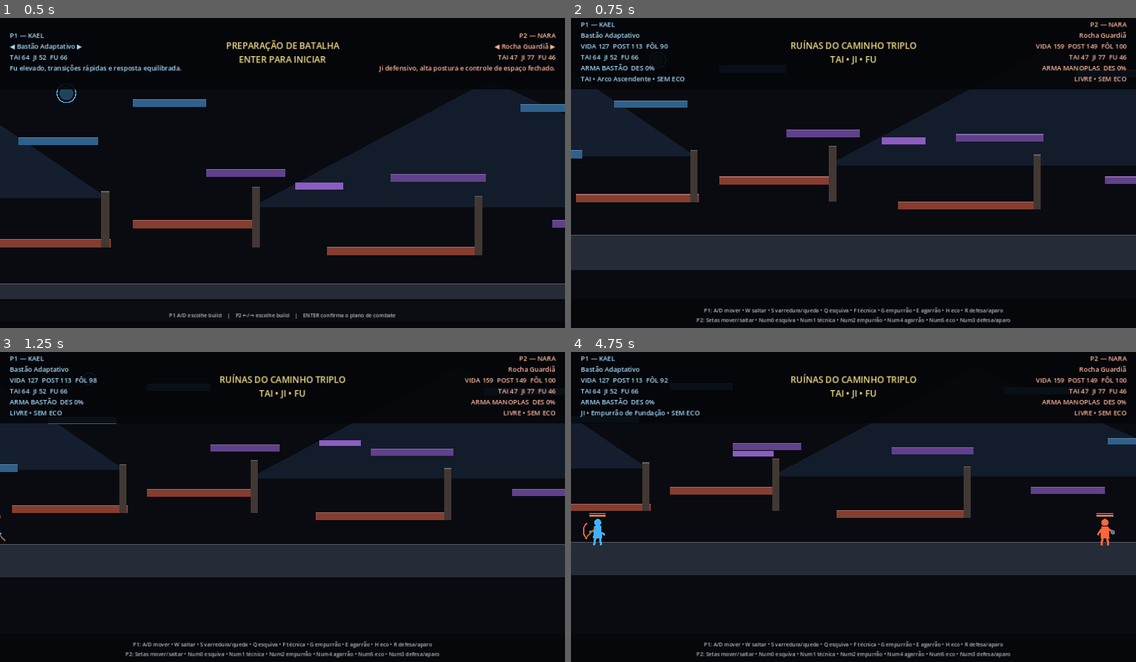
Above: before the commit, frames 1-4 (two rows, left to right).
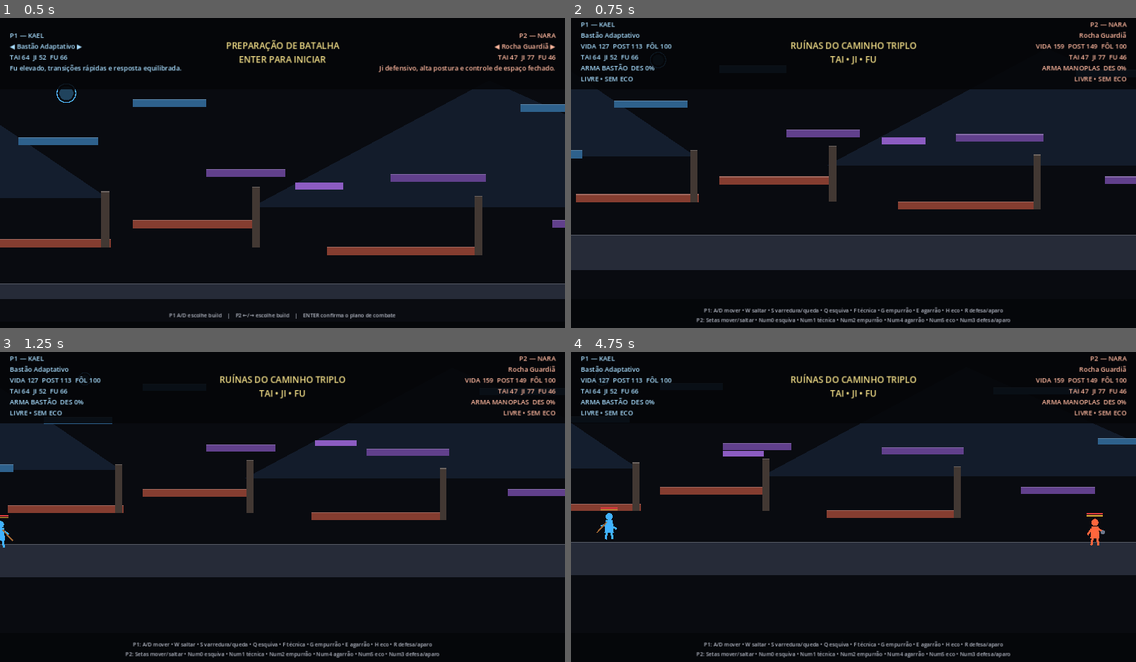
Above: after the commit, the same moments.

Repository: Tehkne-Solutions/taijifu-masters
Game: Godot game, scene res://scenes/main.tscn
The game is run twice, just before and just after one commit, with the same random seed, the same clock (stepped at 60 frames per second) and the same inputs.
Inputs:
- Up to frame 1 (0.5 s): no input
- Up to frame 2 (0.75 s): tap Enter (start_match) at 0.5 s; hold D (p1_right) from 0.53 s (still down); tap F (p1_attack) at 0.6 s
- Up to frame 3 (1.25 s): keep holding D (p1_right); tap W (p1_jump) at 0.77 s
- Up to frame 4 (4.75 s): tap R (p1_block) at 1.35 s; tap W (p1_jump) at 1.52, 3.02, 3.77, 4.52 s; release D (p1_right) at 2.03 s; hold A (p1_left) 2.03-2.78 s; tap Q (p1_dodge) at 2.1 s; hold D (p1_right) 2.78-4.28 s; tap H (p1_echo) at 2.85 s; tap E (p1_grab) at 3.6 s; hold A (p1_left) from 4.28 s (still down); tap G (p1_push) at 4.35 s

Frame 1 is identical in both runs. In frame 2, 0.2% of the frame differs, in the area x 1-21%, y 8-21%; in frame 3, 1.3%; in frame 4, 3.1%, in the area x 0-100%, y 8-63%.
Error after the commit: Parse Error: Argument 1 of annotation "@export_enum" is empty. (res://scripts/combat/technique_data.gd:24)

Commit message:
feat: adicionar propriedades elementais às técnicas

Diff:
--- a/scripts/combat/technique_data.gd
+++ b/scripts/combat/technique_data.gd
@@ -19,6 +19,10 @@
 @export var horizontal_force: float = 260.0
 @export var vertical_force: float = -90.0
 @export var disarm_pressure: float = 0.0
+
+@export_group("Element")
+@export_enum("", "fire", "water", "earth", "air") var element_id: String = ""
+@export_range(0.0, 3.0, 0.05) var element_power: float = 0.0
 
 @export_group("Hitbox")
 @export var hitbox_size: Vector2 = Vector2(58, 42)
@@ -51,3 +55,6 @@
 
 func is_grab() -> bool:
 	return interaction_type == "grab"
+
+func has_element() -> bool:
+	return element_id != "" and element_power > 0.0
